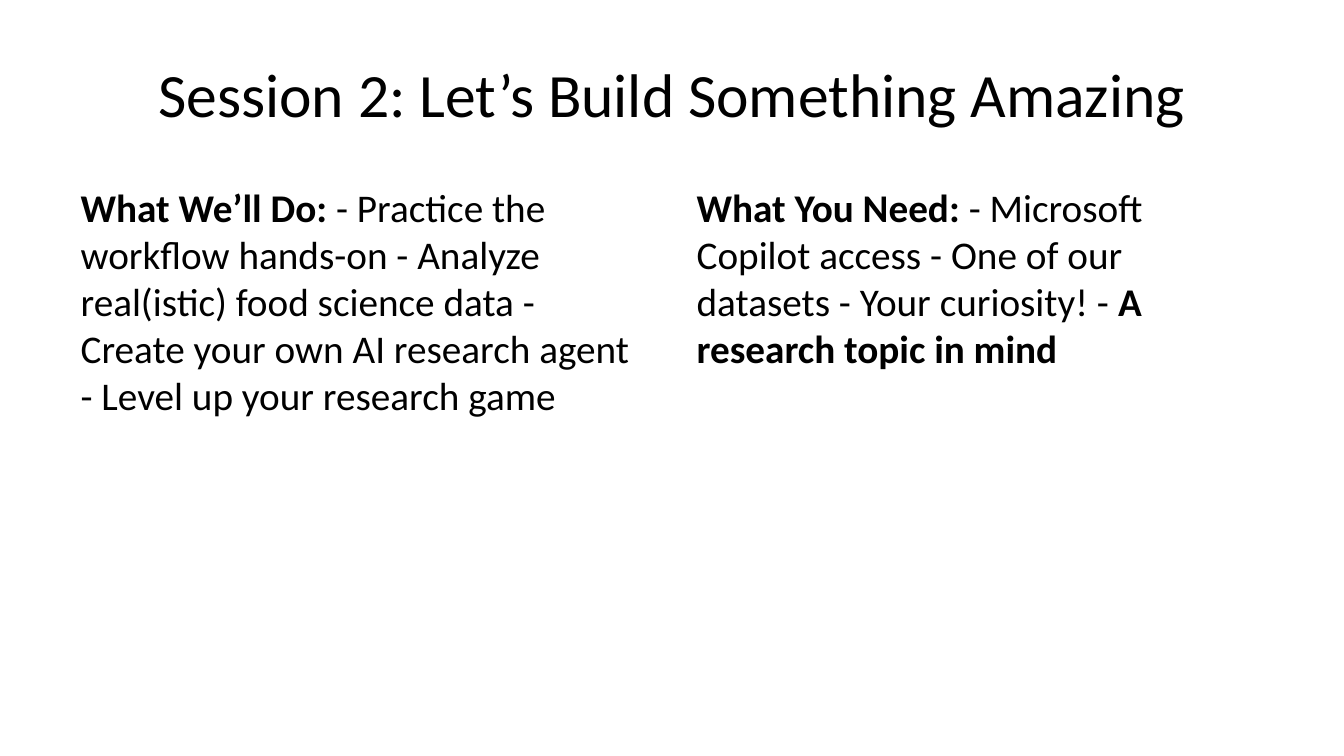
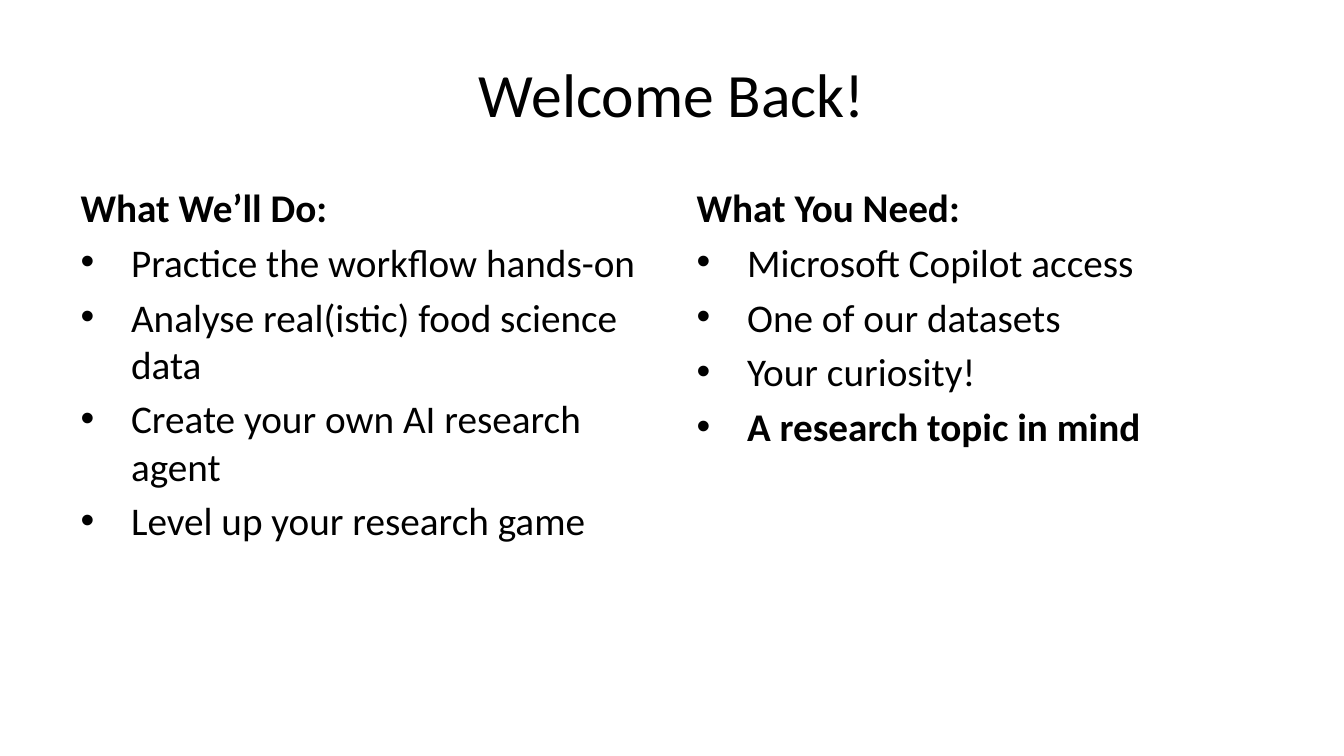
Before and after one commit to michaelborck-presentations/food-science-ai-workshop, a slide deck: slide 2 of presentations/llm-research-presentation-2-md.pptx (slide 3 before the commit). Drawn at 1344x756 pixels with LibreOffice and Linux fonts; fonts in the diff are those of the drawing. Boxes give left, top, right and bottom in pixels: in the first picture for what was removed or moved away, otherwise in the second. Text is boxed around its words. In the diff, an @@ line names an element or a change of style, - is before the commit and + after.

Commit message:
Add advanced agent creation guide and enhance landing page
Major additions:
- Add comprehensive advanced agent creation guide (MD, HTML, PDF, DOCX)
- Introduce multi-agent architecture approach for MS Copilot
- Create specialized agents: IdeaGenerator, Evaluator, Feasibility, Orchestrator
- Add CRAFT Prompt Analyzer tool to interactive tools collection

Landing page enhancements:
- Integrate CRAFT Analyzer into quick start workflow
- Add advanced materials section with agent guide links
- Update navigation to include prompt analysis tools
- Restructure quick start flow: Assess → Learn CRAFT → Try Workflow
- Clean up broken resource links to existing files only

Documentation updates:
- Expand README with multi-agent architecture section
- Add future development roadmap including advanced applications
- Update resource structure to reflect actual file organization

New learning progression:
- Beginners: Manual workflow and CRAFT basics
- Intermediate: Interactive tools and prompt refinement
- Advanced: Multi-agent systems and workflow automation
- Expert: Community contribution and institutional deployment

Site now provides complete learning pathway from basic AI literacy
to sophisticated research automation systems.

```diff
--- a/presentations/llm-research-presentation-2-md.pptx
+++ b/presentations/llm-research-presentation-2-md.pptx
@@ title at (479, 74, 865, 118): text changed @@
-Session 2: Let’s Build Something Amazing
+Welcome Back!
@@ text at (81, 193, 635, 542): text changed @@
-What We’ll Do: - Practice the workflow hands-on - Analyze real(istic) food science data - Create your own AI research agent - Level up your research game
+What We’ll Do:
+• Practice the workflow hands-on
+• Analyse real(istic) food science data
+• Create your own AI research agent
+• Level up your research game
@@ text at (697, 194, 1141, 447): text changed @@
-What You Need: - Microsoft Copilot access - One of our datasets - Your curiosity! - A research topic in mind
+What You Need:
+• Microsoft Copilot access
+• One of our datasets
+• Your curiosity!
+• A research topic in mind
```
Also in this commit, not shown: 14 other slides changed, 18 slides added, 80 slides removed, 17 other files.
